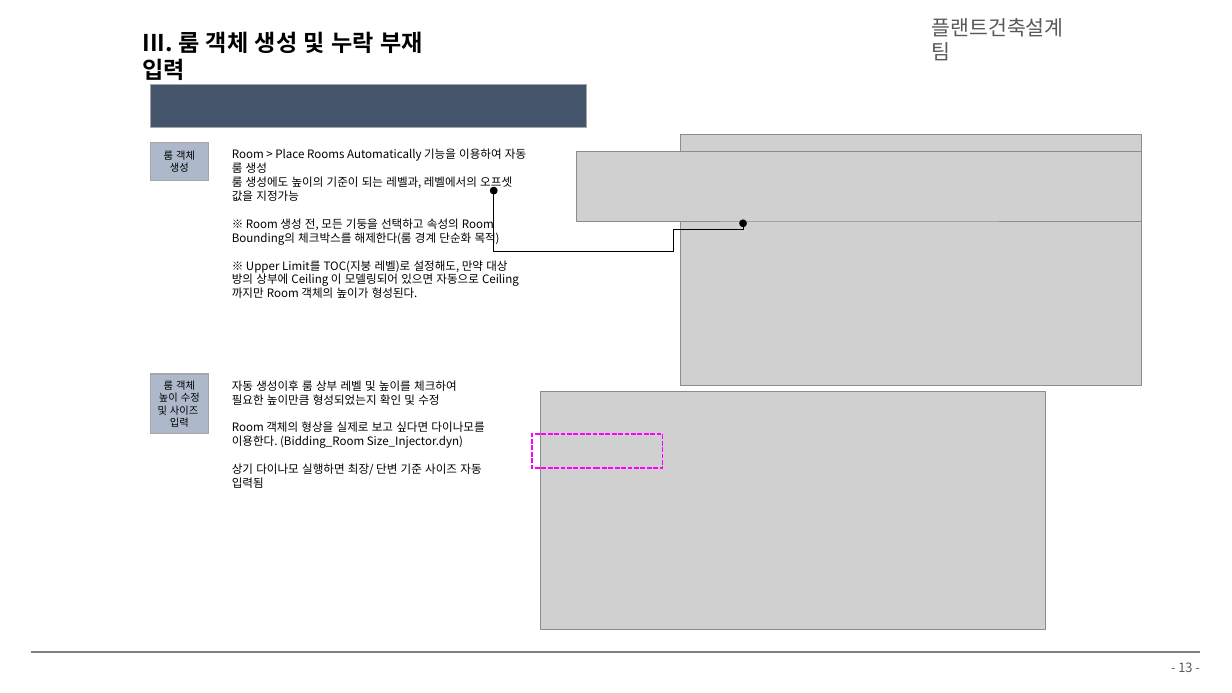
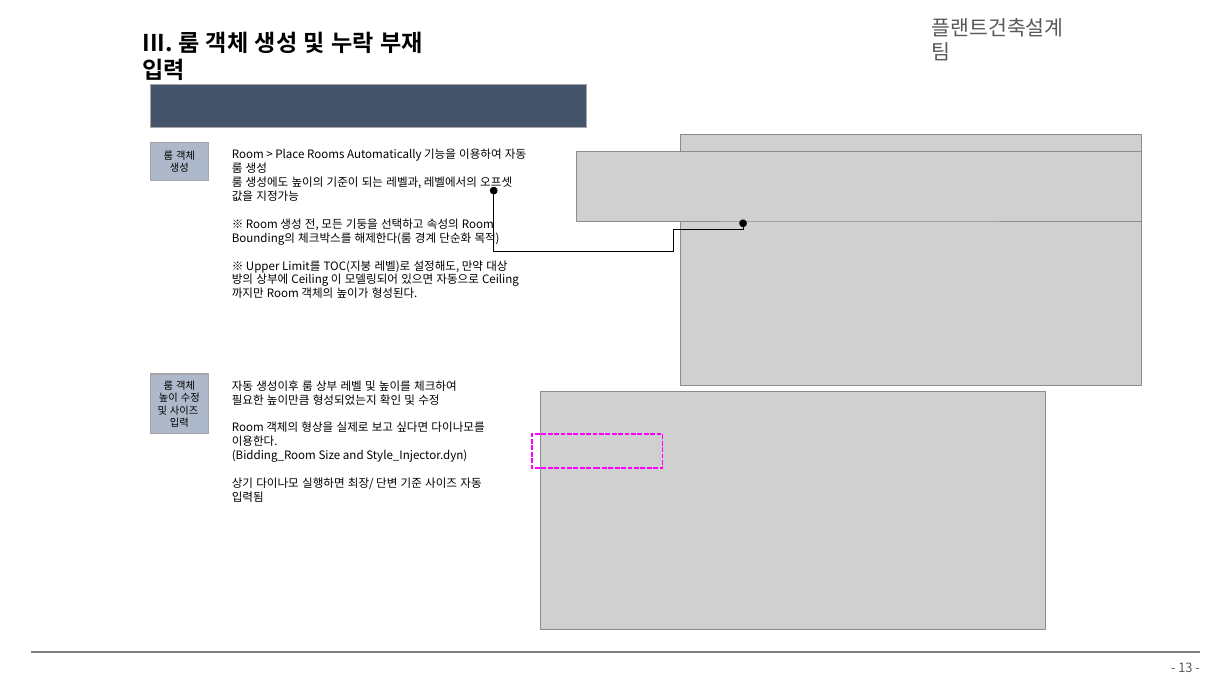
Before and after one commit to hnanmal/mQ, a slide deck: slide 13 of etc/_팀교육/플랜트건축설계팀_BIM 팀 교육자료(2024).pptx. Drawn at 1232x693 pixels with LibreOffice and Linux fonts; fonts in the diff are those of the drawing; grey boxes stand for pictures; background and template pictures are left out. Boxes give left, top, right and bottom in pixels: in the first picture for what was removed or moved away, otherwise in the second. Text is boxed around its words. In the diff, an @@ line names an element or a change of style, - is before the commit and + after.

```diff
--- a/etc/_팀교육/플랜트건축설계팀_BIM 팀 교육자료(2024).pptx
+++ b/etc/_팀교육/플랜트건축설계팀_BIM 팀 교육자료(2024).pptx
@@ text at (x1=232, y1=421, x2=484, y2=462): text changed @@
-Room 객체의 형상을 실제로 보고 싶다면 다이나모를 이용한다. (Bidding_Room Size_Injector.dyn)
+Room 객체의 형상을 실제로 보고 싶다면 다이나모를 이용한다.
+(Bidding_Room Size and Style_Injector.dyn)
```
Also in this commit, not shown: 1 other slide changed, 1 slide added, 49 other files.
